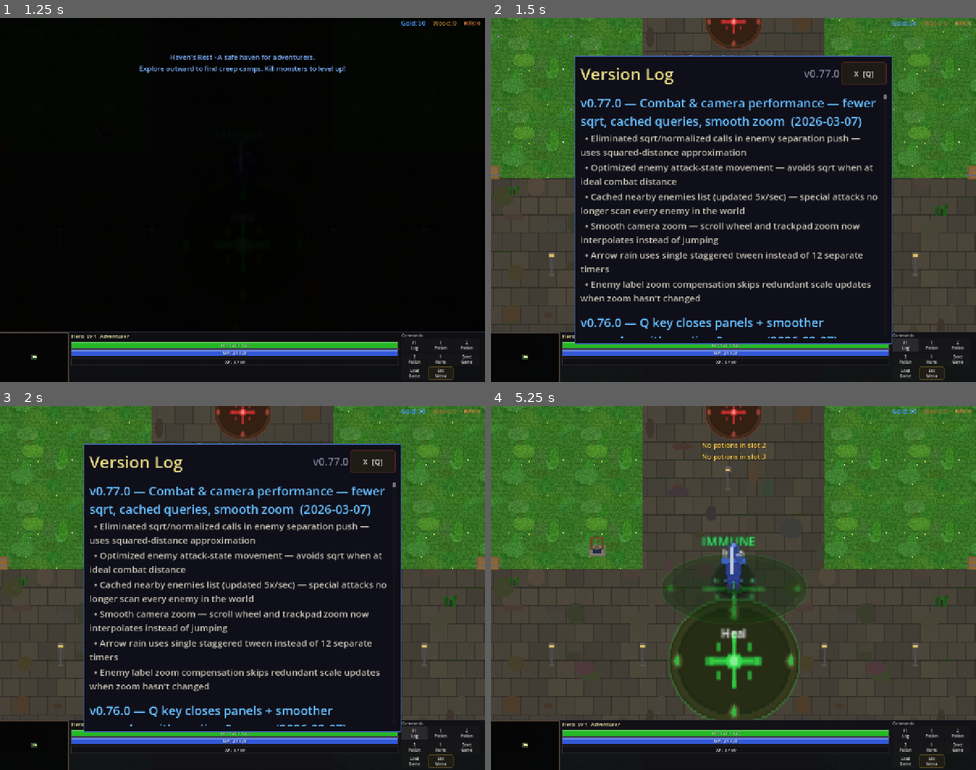
Above: before the commit, frames 1-4 (two rows, left to right).
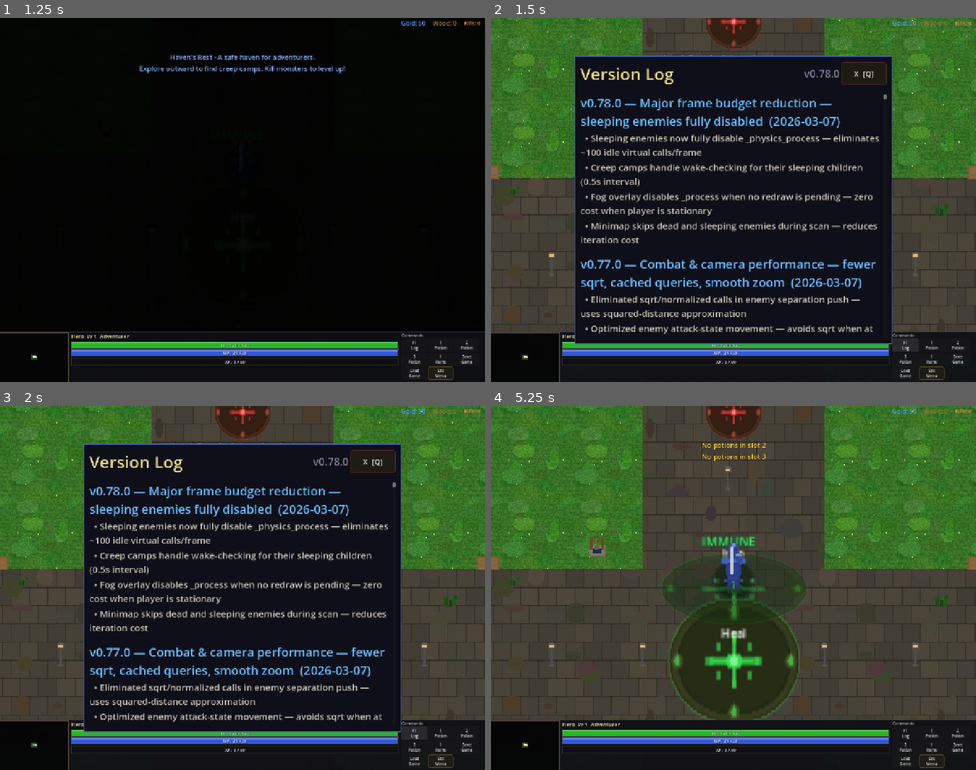
Above: after the commit, the same moments.

Repository: slxny/legends-open-rpg
Game: Godot game, scene res://scenes/main.tscn
Two runs of this game, one before a commit and one after it. Both use one fixed random seed, a clock stepped at 60 frames per second and the inputs below.
Inputs (mouse positions are in pixels of both pictures, inside the frame that each line leads up to):
- Up to frame 1 (1.25 s): tap Enter at 0.5 s; move the mouse to (218, 272) at 0.52 s; hold W (move_up) from 0.53 s (still down); hold Q (ability_1) from 0.53 s (still down); click (218, 272) at 0.67 s
- Up to frame 2 (1.5 s): release W (move_up) at 1.25 s; release Q (ability_1) at 1.25 s; click "F1 Log" at 1.25 s
- Up to frame 3 (2 s): no input
- Up to frame 4 (5.25 s): click "1 Potion" at 2 s; click "2 Potion" at 2.75 s; click "3 Potion" at 3.5 s; click "I Items" at 4.25 s; click "X [Q]" at 5 s

Frame 1 is identical in both runs. In frame 2, 10% of the frame differs, in the area x 18-80%, y 14-88%; in frame 3, 10%; in frame 4, nothing differs.
Error in both runs: Invalid assignment of property or key '_mobile_potion_btns' with value of type 'Array' on a base object of type 'CharacterBody2D (player.gd)'. (res://scenes/ui…

Commit message:
Disable _physics_process on sleeping enemies for major frame budget savings
The biggest remaining CPU drain: ~100+ sleeping enemies each running
_physics_process every frame just to decrement a timer and return.

- Sleeping enemies now call set_physics_process(false) — zero per-frame cost
- Creep camps periodically wake-check their sleeping children (every 0.5s)
- Fog overlay disables _process when no redraw pending (was running every frame)
- Minimap skips dead/sleeping enemies during its group scan

https://claude.ai/code/session_01DfmE9dPhPshpUJaQDKzSV1

Diff:
--- a/scenes/enemies/creep_camp.gd
+++ b/scenes/enemies/creep_camp.gd
@@ -409,7 +409,9 @@
 var _player_check_timer: float = 0.0
 var _spawn_queue: Array = []  # Pending enemies to spawn across frames
 var _is_stagger_spawning: bool = false
+var _sleep_wake_timer: float = 0.0  # Timer for checking if sleeping children should wake
 const PLAYER_CHECK_INTERVAL: float = 0.5  # Only check player proximity twice per second
+const SLEEP_WAKE_CHECK_INTERVAL: float = 0.5  # Check sleeping children for wake-up
 const ACTIVATION_DISTANCE_SQ: float = 2250000.0  # 1500^2 — camps within this activate immediately
 const ENEMIES_PER_FRAME: int = 3  # Max enemies to instantiate per frame during staggered spawn
 
@@ -443,6 +445,14 @@
 			if _is_player_in_activation_range():
 				_spawn_enemies_staggered(false)
 		return
+
+	# Wake-check sleeping children (their _physics_process is disabled)
+	_sleep_wake_timer -= delta
+	if _sleep_wake_timer <= 0.0:
+		_sleep_wake_timer = SLEEP_WAKE_CHECK_INTERVAL
+		for child in get_children():
+			if child is CharacterBody2D and child.get("_is_sleeping") and not child.get("_is_dead"):
+				child._update_sleep_state()
 
 	if not _waiting_respawn:
 		return
--- a/scenes/enemies/enemy.gd
+++ b/scenes/enemies/enemy.gd
@@ -328,15 +328,12 @@
 	if _is_dead:
 		return
 
-	# Distance-based sleep/wake check (throttled)
+	# Distance-based sleep/wake check (throttled) — only for awake enemies.
+	# Sleeping enemies have physics_process disabled; creep_camp handles their wake check.
 	_sleep_check_timer -= delta
 	if _sleep_check_timer <= 0.0:
 		_sleep_check_timer = SLEEP_CHECK_INTERVAL
 		_update_sleep_state()
-		if _is_sleeping:
-			return
-	elif _is_sleeping:
-		return
 
 	# Apply knockback impulse — overrides state machine until it decays
 	if _knockback_velocity.length_squared() > 4.0:
@@ -2231,12 +2228,14 @@
 		if dist_sq < WAKE_DISTANCE_SQ:
 			_is_sleeping = false
 			visible = true
+			set_physics_process(true)
 	else:
 		# Fall asleep when player is far away (only if not in combat)
 		if dist_sq > SLEEP_DISTANCE_SQ and current_state != State.CHASE and current_state != State.ATTACK and current_state != State.RETURN:
 			_is_sleeping = true
 			visible = false
 			velocity = Vector2.ZERO
+			set_physics_process(false)
 	# Proximity-based label visibility for non-combat states
 	if not _is_selected and current_state != State.CHASE and current_state != State.ATTACK:
 		name_label.visible = dist_sq < LABEL_VISIBLE_DISTANCE_SQ
--- a/scenes/ui/changelog_dialog.gd
+++ b/scenes/ui/changelog_dialog.gd
@@ -9,9 +9,20 @@
 var _is_visible: bool = false
 var _is_mobile: bool = false
 
-const GAME_VERSION := "v0.77.0"
+const GAME_VERSION := "v0.78.0"
 
 const CHANGELOG: Array[Dictionary] = [
+	{
+		"version": "v0.78.0",
+		"title": "Major frame budget reduction — sleeping enemies fully disabled",
+		"date": "2026-03-07",
+		"entries": [
+			"Sleeping enemies now fully disable _physics_process — eliminates ~100 idle virtual calls/frame",
+			"Creep camps handle wake-checking for their sleeping children (0.5s interval)",
+			"Fog overlay disables _process when no redraw is pending — zero cost when player is stationary",
+			"Minimap skips dead and sleeping enemies during scan — reduces iteration cost",
+		]
+	},
 	{
 		"version": "v0.77.0",
 		"title": "Combat & camera performance — fewer sqrt, cached queries, smooth zoom",
--- a/scenes/ui/minimap.gd
+++ b/scenes/ui/minimap.gd
@@ -95,14 +95,13 @@
 		_redraw_timer = REDRAW_INTERVAL
 		_cached_enemies.clear()
 		_cached_bosses.clear()
-		var enemies = get_tree().get_nodes_in_group("enemies")
-		for enemy in enemies:
-			if not is_instance_valid(enemy):
+		# Only scan visible + boss enemies (sleeping enemies are invisible & irrelevant)
+		for enemy in get_tree().get_nodes_in_group("enemies"):
+			if not is_instance_valid(enemy) or enemy.get("_is_dead"):
 				continue
-			if enemy.is_mini_boss:
-				# Minibosses always show on minimap once alive
+			if enemy.get("is_mini_boss"):
 				_cached_bosses.append(enemy.global_position)
-			elif FogOfWarManager.is_visible(enemy.global_position):
+			elif not enemy.get("_is_sleeping") and FogOfWarManager.is_visible(enemy.global_position):
 				_cached_enemies.append(enemy.global_position)
 		queue_redraw()
 
--- a/scenes/world/fog_overlay.gd
+++ b/scenes/world/fog_overlay.gd
@@ -15,13 +15,14 @@
 	z_index = 100  # Render on top of everything
 	FogOfWarManager.fog_updated.connect(_on_fog_updated)
 	call_deferred("_cache_camera")
+	set_process(false)  # Only run _process when a redraw is pending
 
 func _process(delta: float) -> void:
-	if _fog_redraw_pending:
-		_fog_redraw_timer -= delta
-		if _fog_redraw_timer <= 0.0:
-			_fog_redraw_pending = false
-			queue_redraw()
+	_fog_redraw_timer -= delta
+	if _fog_redraw_timer <= 0.0:
+		_fog_redraw_pending = false
+		set_process(false)
+		queue_redraw()
 
 func _cache_camera() -> void:
 	var players = get_tree().get_nodes_in_group("player")
@@ -32,6 +33,7 @@
 	if not _fog_redraw_pending:
 		_fog_redraw_pending = true
 		_fog_redraw_timer = FOG_REDRAW_INTERVAL
+		set_process(true)
 
 func _draw() -> void:
 	if not _camera or not is_instance_valid(_camera):
